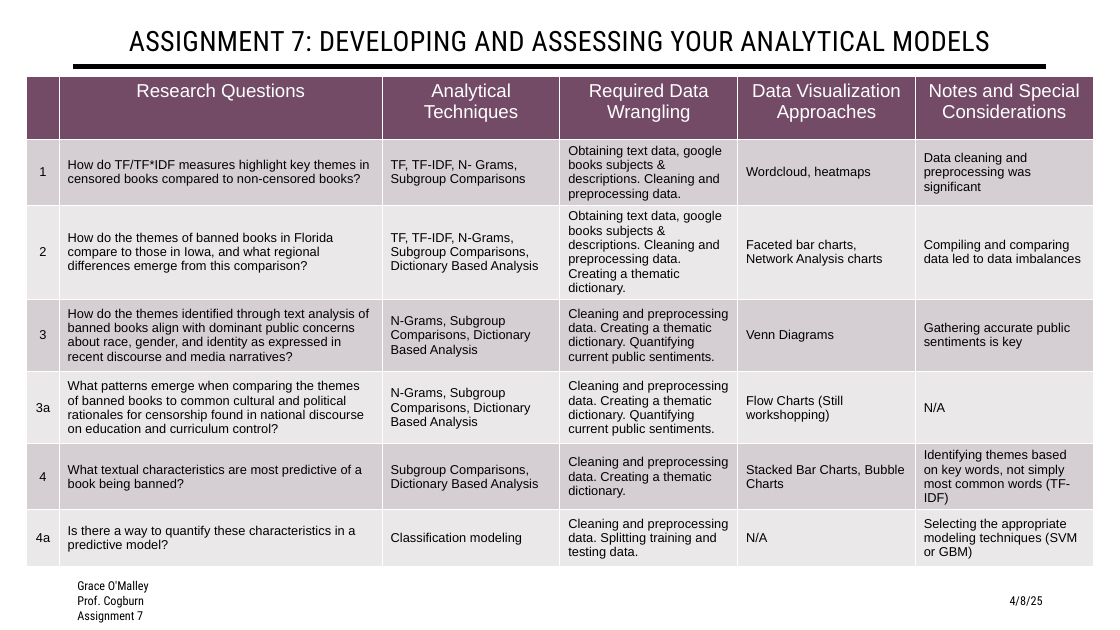
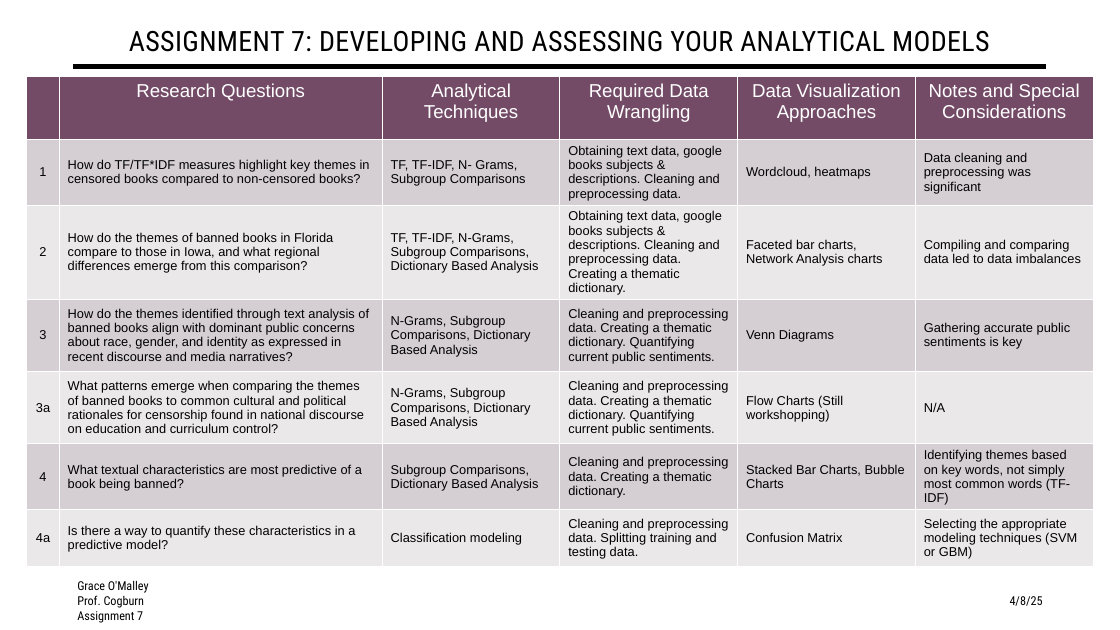
Before and after one commit to graciecakes4/AdvTxtAnalytics, a slide deck: slide 1 of Project/deliverables/methodology_update/Assignment_7_Grace_O'Malley.pptx. Drawn at 1120x630 pixels with LibreOffice and Linux fonts; fonts in the diff are those of the drawing. Boxes give left, top, right and bottom in pixels: in the first picture for what was removed or moved away, otherwise in the second. Text is boxed around its words. In the diff, an @@ line names an element or a change of style, - is before the commit and + after.

```diff
--- a/Project/deliverables/methodology_update/Assignment_7_Grace_O'Malley.pptx
+++ b/Project/deliverables/methodology_update/Assignment_7_Grace_O'Malley.pptx
@@ table at <box>27,76,1096,563</box> @@
-row 7, column 5: N/A
+row 7, column 5: Confusion Matrix
```
Also in this commit, not shown: 2 other files.
